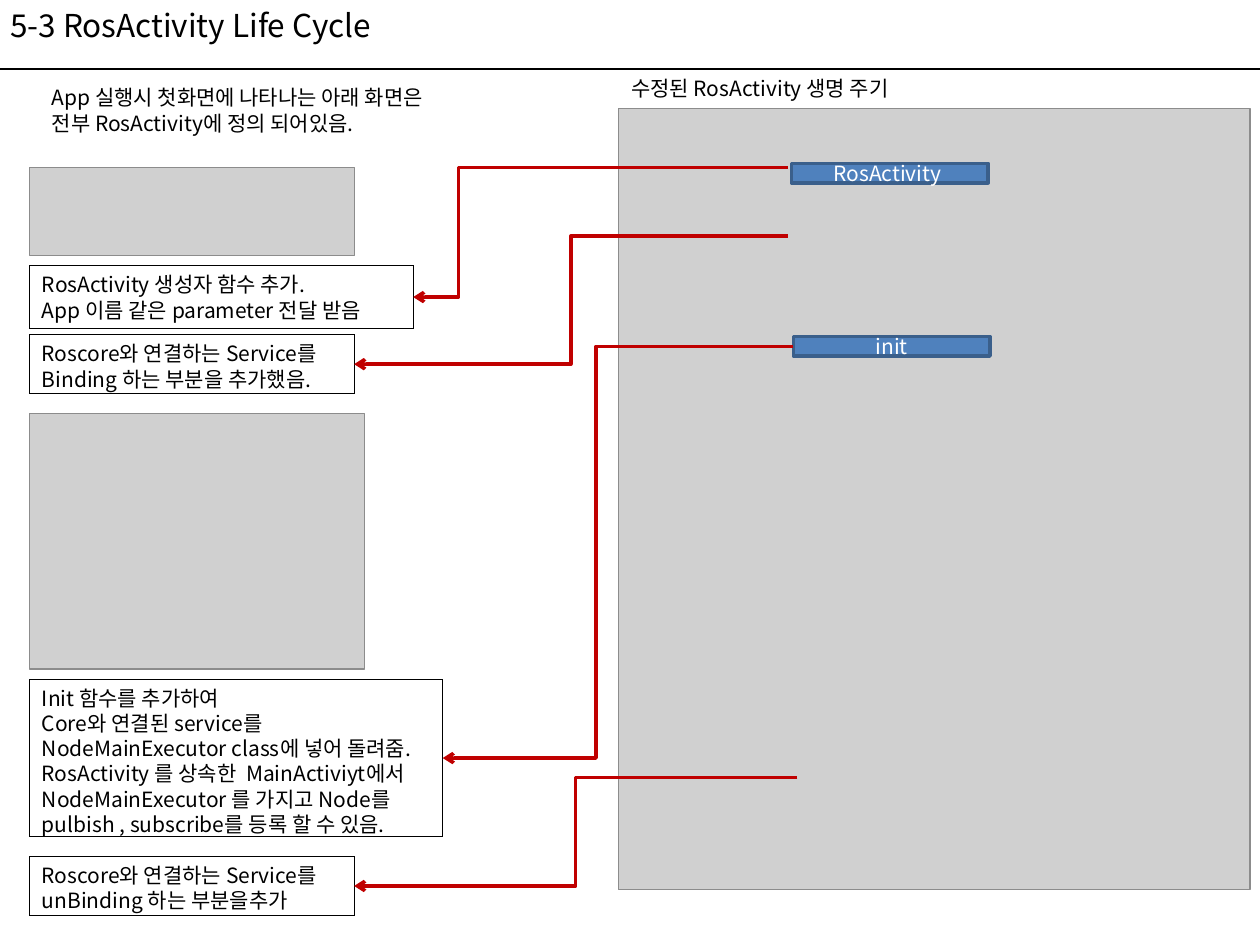
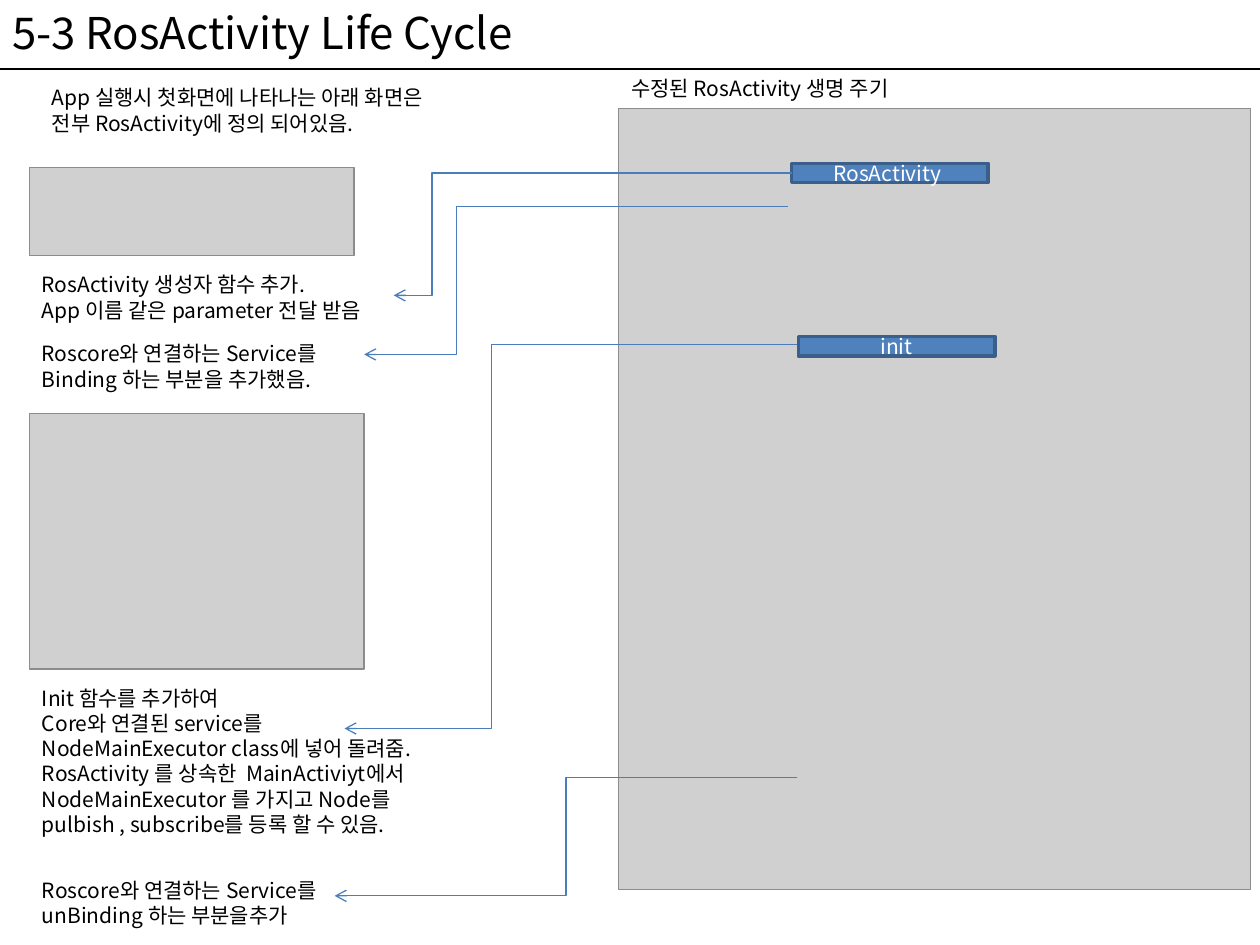
Before and after one commit to hyunoklee2/test, a slide deck: slide 12 of auturbo_2018_spring_week8_ros_turtlebot3_2.pptx (slide 11 before the commit). Drawn at 1260x945 pixels with LibreOffice and Linux fonts; fonts in the diff are those of the drawing; grey boxes stand for pictures. Boxes give left, top, right and bottom in pixels: in the first picture for what was removed or moved away, otherwise in the second. Text is boxed around its words. In the diff, an @@ line names an element or a change of style, - is before the commit and + after.

Commit message:
tt
tt

```diff
--- a/auturbo_2018_spring_week8_ros_turtlebot3_2.pptx
+++ b/auturbo_2018_spring_week8_ros_turtlebot3_2.pptx
@@ text "5-3 RosActivity Life Cycle" at <box>12,13,513,60</box>: size 18 to 25 pt @@
@@ elbow arrow moved from (788, 168) - (413, 297) to (791, 173) - (393, 295) @@
@@ elbow arrow (791, 173) - (393, 295): stroke #C00000 2 pt to #4B7EBC 0.75 pt @@
@@ elbow arrow moved from (788, 236) - (354, 364) to (788, 207) - (364, 354) @@
@@ elbow arrow (788, 207) - (364, 354): stroke #C00000 2 pt to #4B7EBC 0.75 pt @@
@@ text "RosActivity 생성자 함수 추가.": place and size @@
-text "RosActivity 생성자 함수 추가." at <box>29,266,413,329</box>
+text "RosActivity 생성자 함수 추가." at <box>42,274,361,323</box>
@@ outline #000000 0.75 pt to none in 4 elements at <box>42,688,411,837</box>, <box>42,274,361,323</box>, <box>42,880,317,928</box>, <box>42,343,311,389</box> @@
@@ text "Roscore와 연결하는 Service를Binding 하는 부분을 ...": place and size @@
-text "Roscore와 연결하는 Service를Binding 하는 부분을 ..." at <box>29,335,354,394</box>
+text "Roscore와 연결하는 Service를Binding 하는 부분을 ..." at <box>42,343,311,389</box>
@@ text at <box>42,343,311,389</box>: text changed @@
-Roscore와 연결하는 Service를
-Binding 하는 부분을 추가했음.
+Roscore와 연결하는 Service를Binding 하는 부분을 추가했음.
@@ elbow arrow moved from (794, 346) - (442, 759) to (798, 344) - (344, 728) @@
@@ elbow arrow (798, 344) - (344, 728): stroke #C00000 2 pt to #4B7EBC 0.75 pt @@
@@ rectangle "init": place and size @@
-rectangle "init" at <box>794,336,990,355</box>
+rectangle "init" at <box>799,336,995,355</box>
@@ text "Init 함수를 추가하여": place and size @@
-text "Init 함수를 추가하여" at <box>29,679,442,837</box>
+text "Init 함수를 추가하여" at <box>42,688,411,837</box>
@@ elbow arrow moved from (798, 777) - (354, 886) to (798, 777) - (335, 896) @@
@@ elbow arrow (798, 777) - (335, 896): stroke #C00000 2 pt to #4B7EBC 0.75 pt @@
@@ text "Roscore와 연결하는 Service를 unBinding 하는 ...": place and size @@
-text "Roscore와 연결하는 Service를 unBinding 하는 ..." at <box>29,857,354,916</box>
+text "Roscore와 연결하는 Service를 unBinding 하는 ..." at <box>42,880,317,928</box>
@@ text at <box>42,880,317,928</box>: text changed @@
-Roscore와 연결하는 Service를
-unBinding 하는 부분을추가
+Roscore와 연결하는 Service를 unBinding 하는 부분을추가
```
Also in this commit, not shown: 12 other slides changed, 1 slide added.
